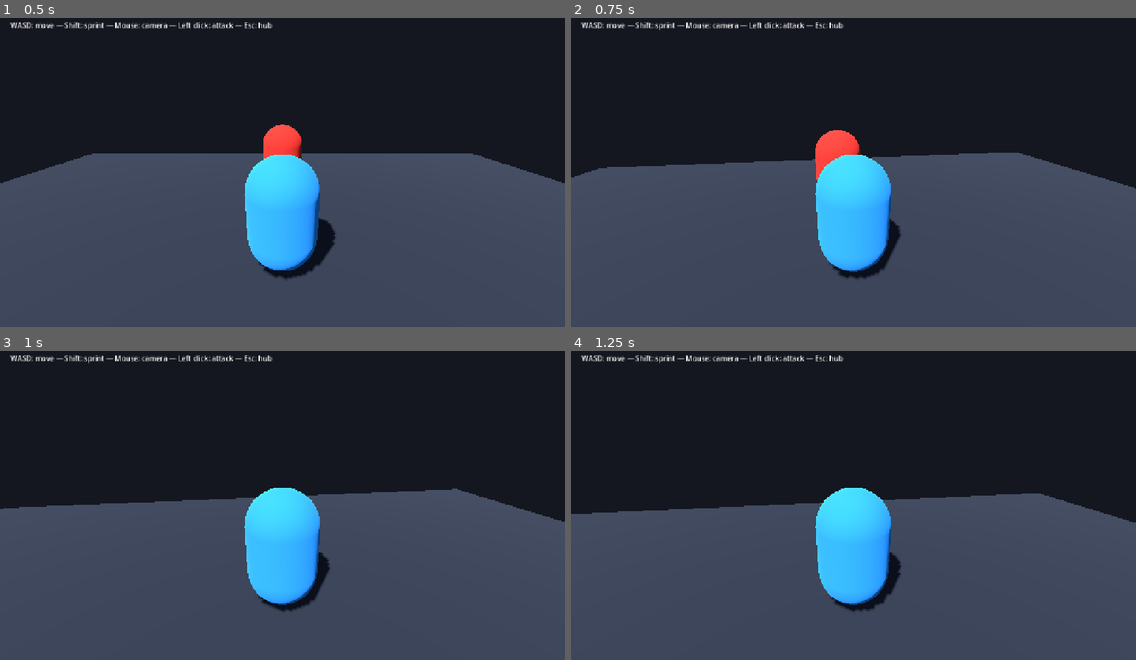
Above: before the commit, frames 1-4 (two rows, left to right).
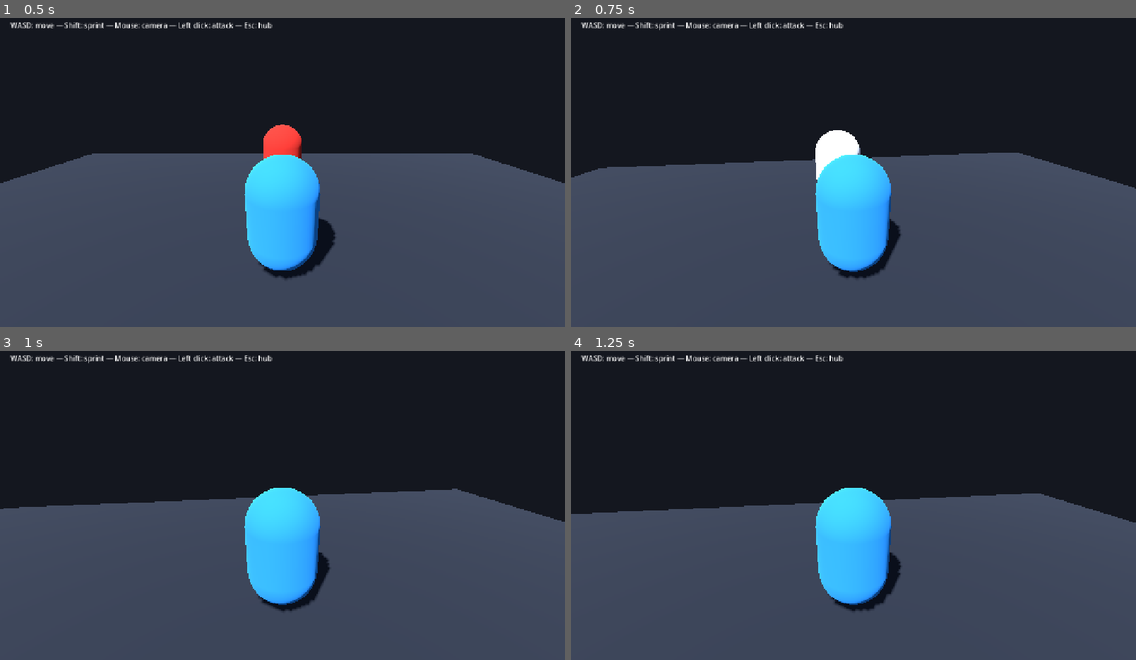
Above: after the commit, the same moments.

Repository: Joony117/Hearthbound
Game: Godot game, scene res://combat/arena/arena.tscn
The game is run twice, just before and just after one commit, with the same random seed, the same clock (stepped at 60 frames per second) and the same inputs. This scene is started directly instead of the project's main scene.
Inputs (mouse positions are in pixels of both pictures, inside the frame that each line leads up to):
- Up to frame 1 (0.5 s): no input
- Up to frame 2 (0.75 s): tap Enter (ui_accept) at 0.5 s; move the mouse to (881, 166) at 0.52 s; press the mouse at (881, 166) at 0.53 s; hold W (move_forward) from 0.53 s (still down)
- Up to frame 3 (1 s): keep holding W (move_forward); tap Enter (ui_accept) at 0.77 s
- Up to frame 4 (1.25 s): keep holding W (move_forward)

Frame 1 is identical in both runs. In frame 2, 0.7% of the frame differs, in the area x 43-52%, y 36-53%; in frame 3, nothing differs; in frame 4, nothing differs.

Commit message:
feat: the capsules show what is happening
P2b-03. The enemy tints amber through its 0.55 s windup, a landed hit
flashes the hero white, a successful parry flashes both cyan, and a
defeated enemy flashes white before it vanishes.

No new state field and no new BalanceTable field: every tint window is a
duration that was already authored, and the tint is a pure function of
five fields arena.gd already tracked. The hit flash rides the following
arena_enemy_hit_stun rather than hit-stop alone -- 0.06 s is under four
frames, and flashing for it would have re-shipped the invisible-hit
complaint the ticket exists to close.

Materials are script-created material_overrides, so arena.tscn's authored
sub-resources are untouched by construction.

Import gate exit 0; GUT 149/149.

Co-Authored-By: Claude Opus 5 <noreply@anthropic.com>

Diff:
--- a/combat/arena/arena.gd
+++ b/combat/arena/arena.gd
@@ -6,6 +6,10 @@
 signal combat_resolved(result: CombatResult)
 
 const BALANCE: BalanceTable = preload("res://balance.tres")
+const ENEMY_WINDUP_COLOR: Color = Color(1.0, 0.72, 0.18)
+const HIT_HERO_COLOR: Color = Color(1.0, 1.0, 1.0)
+const PARRY_HERO_COLOR: Color = Color(0.35, 0.95, 1.0)
+const DEFEAT_ENEMY_COLOR: Color = Color(1.0, 1.0, 1.0)
 
 enum HitStopOutcome {
 	NONE,
@@ -20,6 +24,8 @@
 @onready var _attack_hitbox: Area3D = %AttackHitbox
 @onready var _enemy_capsule: CharacterBody3D = %EnemyCapsule
 @onready var _enemy_attack_hitbox: Area3D = %EnemyAttackHitbox
+@onready var _hero_capsule_mesh: MeshInstance3D = get_node("HeroCapsule/Mesh") as MeshInstance3D
+@onready var _enemy_capsule_mesh: MeshInstance3D = get_node("EnemyCapsule/Mesh") as MeshInstance3D
 
 var _attack_elapsed: float = -1.0
 var _attack_active: bool = false
@@ -47,6 +53,8 @@
 
 func _ready() -> void:
 	scene_change_requested.connect(SceneRouter.go_to)
+	_create_capsule_material_override(_hero_capsule_mesh)
+	_create_capsule_material_override(_enemy_capsule_mesh)
 	_spring_arm.spring_length = BALANCE.arena_camera_spring_length
 	_spring_arm.add_excluded_object(_hero_capsule.get_rid())
 	_attack_hitbox.body_entered.connect(_on_attack_hitbox_body_entered)
@@ -76,6 +84,7 @@
 
 
 func _physics_process(delta: float) -> void:
+	_update_capsule_tints()
 	if _combat_finished:
 		_stop_horizontal()
 		_hero_capsule.move_and_slide()
@@ -99,6 +108,47 @@
 			_update_locomotion(delta)
 	_hero_capsule.move_and_slide()
 	_camera_pivot.global_position = _hero_capsule.global_position + Vector3.UP
+
+
+func _create_capsule_material_override(capsule_mesh: MeshInstance3D) -> void:
+	var material: StandardMaterial3D = StandardMaterial3D.new()
+	material.albedo_color = _authored_capsule_color(capsule_mesh)
+	capsule_mesh.material_override = material
+
+
+func _update_capsule_tints() -> void:
+	var hero_material: StandardMaterial3D = _hero_capsule_mesh.material_override as StandardMaterial3D
+	assert(hero_material != null)
+	hero_material.albedo_color = _hero_tint()
+	if not is_instance_valid(_enemy_capsule_mesh):
+		return
+	var enemy_material: StandardMaterial3D = _enemy_capsule_mesh.material_override as StandardMaterial3D
+	assert(enemy_material != null)
+	enemy_material.albedo_color = _enemy_tint()
+
+
+func _hero_tint() -> Color:
+	if _hit_stop_outcome == HitStopOutcome.HIT_HERO or _hit_stun_remaining > 0.0:
+		return HIT_HERO_COLOR
+	if _hit_stop_outcome == HitStopOutcome.PARRY_HERO:
+		return PARRY_HERO_COLOR
+	return _authored_capsule_color(_hero_capsule_mesh)
+
+
+func _enemy_tint() -> Color:
+	if _hit_stop_outcome == HitStopOutcome.DEFEAT_ENEMY:
+		return DEFEAT_ENEMY_COLOR
+	if _hit_stop_outcome == HitStopOutcome.PARRY_HERO or _enemy_stagger_remaining > 0.0:
+		return PARRY_HERO_COLOR
+	if _enemy_attack_elapsed >= 0.0 and _enemy_attack_elapsed < BALANCE.arena_enemy_attack_startup:
+		return ENEMY_WINDUP_COLOR
+	return _authored_capsule_color(_enemy_capsule_mesh)
+
+
+func _authored_capsule_color(capsule_mesh: MeshInstance3D) -> Color:
+	var authored_material: StandardMaterial3D = capsule_mesh.mesh.surface_get_material(0) as StandardMaterial3D
+	assert(authored_material != null)
+	return authored_material.albedo_color
 
 
 func _update_locomotion(delta: float) -> void:
--- a/tests/unit/test_arena.gd
+++ b/tests/unit/test_arena.gd
@@ -47,6 +47,60 @@
 	assert_almost_eq(camera.position.x, 0.5, 0.001)
 	assert_not_null(arena.get_node_or_null("Sun"))
 	assert_eq(GameSession.to_dict(), profile_before)
+
+
+func test_arena_capsule_overrides_render_combat_tints_without_mutating_authored_materials() -> void:
+	var arena_scene: PackedScene = load(SceneRouter.ARENA) as PackedScene
+	var arena: Arena = arena_scene.instantiate() as Arena
+	add_child_autofree(arena)
+	var hero_mesh := arena.get_node("HeroCapsule/Mesh") as MeshInstance3D
+	var enemy_mesh := arena.get_node("EnemyCapsule/Mesh") as MeshInstance3D
+	var hero_authored_material := hero_mesh.mesh.surface_get_material(0) as StandardMaterial3D
+	var enemy_authored_material := enemy_mesh.mesh.surface_get_material(0) as StandardMaterial3D
+	var hero_base_color: Color = hero_authored_material.albedo_color
+	var enemy_base_color: Color = enemy_authored_material.albedo_color
+
+	assert_not_null(hero_mesh.material_override)
+	assert_not_null(enemy_mesh.material_override)
+	assert_ne(hero_mesh.material_override, hero_authored_material)
+	assert_ne(enemy_mesh.material_override, enemy_authored_material)
+
+	arena._enemy_attack_elapsed = 0.0
+	arena._physics_process(0.0)
+	assert_eq((enemy_mesh.material_override as StandardMaterial3D).albedo_color, Arena.ENEMY_WINDUP_COLOR)
+	arena._enemy_attack_elapsed = BALANCE.arena_enemy_attack_startup
+	arena._physics_process(0.0)
+	assert_eq((enemy_mesh.material_override as StandardMaterial3D).albedo_color, enemy_base_color)
+
+	arena._hit_stop_outcome = Arena.HitStopOutcome.HIT_HERO
+	arena._hit_stop_remaining = BALANCE.arena_enemy_attack_hit_stop
+	arena._physics_process(0.0)
+	assert_eq((hero_mesh.material_override as StandardMaterial3D).albedo_color, Arena.HIT_HERO_COLOR)
+	arena._hit_stop_outcome = Arena.HitStopOutcome.NONE
+	arena._hit_stun_remaining = BALANCE.arena_enemy_hit_stun
+	arena._physics_process(0.0)
+	assert_eq((hero_mesh.material_override as StandardMaterial3D).albedo_color, Arena.HIT_HERO_COLOR)
+
+	arena._hit_stop_outcome = Arena.HitStopOutcome.PARRY_HERO
+	arena._hit_stun_remaining = 0.0
+	arena._physics_process(0.0)
+	assert_eq((hero_mesh.material_override as StandardMaterial3D).albedo_color, Arena.PARRY_HERO_COLOR)
+	assert_eq((enemy_mesh.material_override as StandardMaterial3D).albedo_color, Arena.PARRY_HERO_COLOR)
+	arena._hit_stop_outcome = Arena.HitStopOutcome.NONE
+	arena._enemy_stagger_remaining = BALANCE.arena_parry_enemy_stagger
+	arena._physics_process(0.0)
+	assert_eq((enemy_mesh.material_override as StandardMaterial3D).albedo_color, Arena.PARRY_HERO_COLOR)
+
+	arena._enemy_stagger_remaining = 0.0
+	arena._hit_stop_outcome = Arena.HitStopOutcome.DEFEAT_ENEMY
+	arena._physics_process(0.0)
+	assert_eq((enemy_mesh.material_override as StandardMaterial3D).albedo_color, Arena.DEFEAT_ENEMY_COLOR)
+	assert_eq(hero_authored_material.albedo_color, hero_base_color)
+	assert_eq(enemy_authored_material.albedo_color, enemy_base_color)
+	arena._hit_stop_outcome = Arena.HitStopOutcome.NONE
+	arena._physics_process(0.0)
+	assert_eq((hero_mesh.material_override as StandardMaterial3D).albedo_color, hero_base_color)
+	assert_eq((enemy_mesh.material_override as StandardMaterial3D).albedo_color, enemy_base_color)
 
 
 func test_arena_movement_actions_use_physical_wasd_keys() -> void:
Not shown, changed: docs/TASKS-DONE.md
Not shown, changed: docs/TASKS.md
